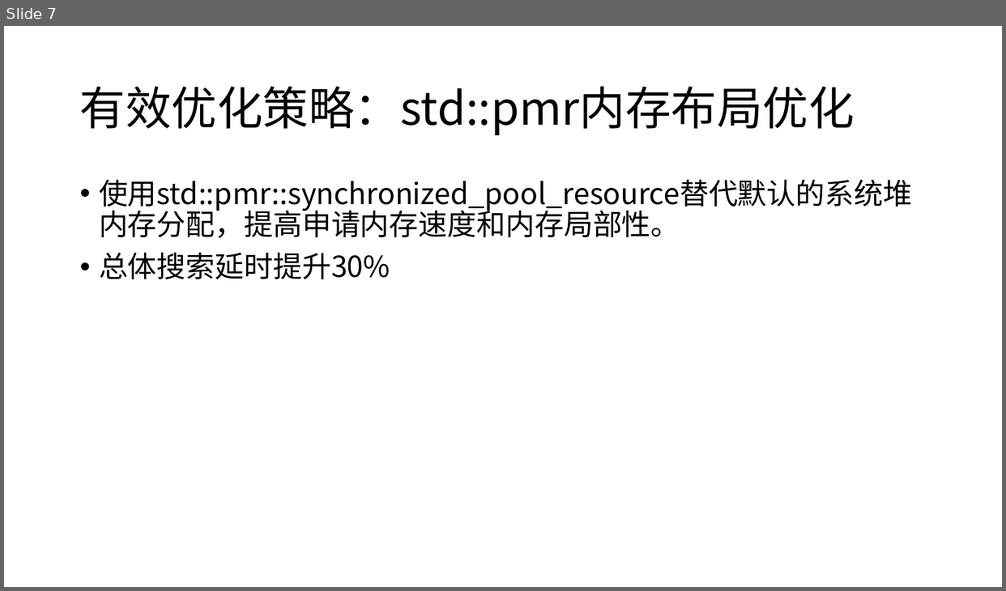
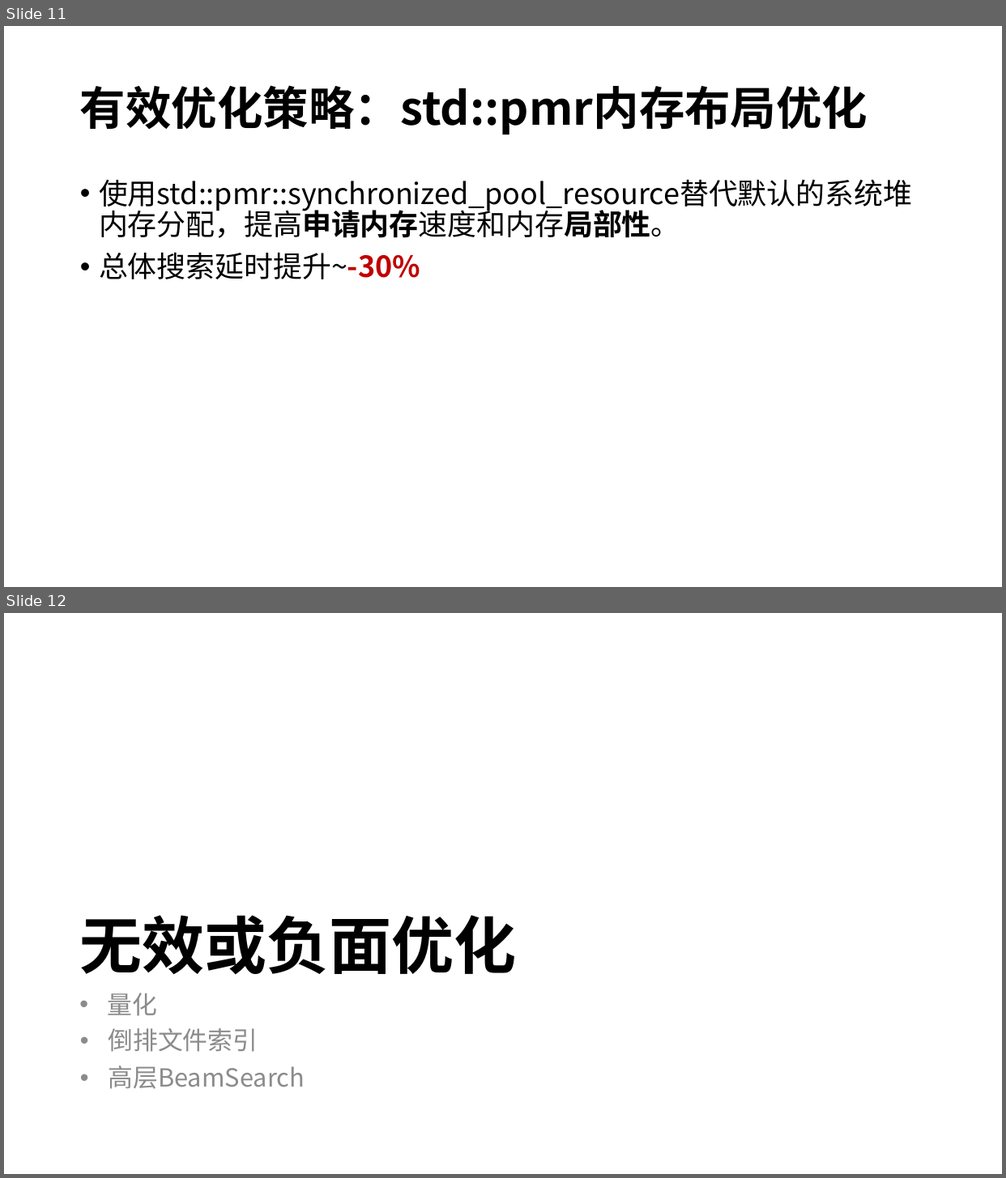
Before and after one commit to ray847/ANNS, a slide deck: doc/基于TunableHNSW的高性能向量搜索研究.pptx. Shown one above the other, each under a label of ours: slide 7 before the commit, slides 11 and 12 after it. The pictures are 1006x591 and 1006x1178 pixels, drawn with LibreOffice and Linux fonts; fonts in the diff are those of the drawing. Boxes give left, top, right and bottom in pixels: in the first picture for what was removed or moved away, otherwise in the second. Text is boxed around its words. In the diff, an @@ line names an element or a change of style, - is before the commit and + after.

```diff
--- a/doc/基于TunableHNSW的高性能向量搜索研究.pptx
+++ b/doc/基于TunableHNSW的高性能向量搜索研究.pptx
@@ slide 12 added at box(4, 613, 1002, 1174), background #FFFFFF @@
@@ title added at box(79, 915, 516, 975), 60 pt, text #000000, bold @@
+无效或负面优化
@@ text added at box(108, 993, 158, 1016), 24 pt, text #8C8C8C @@
+• 量化
@@ text added at box(108, 1029, 305, 1089), 24 pt, text #8C8C8C @@
+• 倒排文件索引
+• 高层BeamSearch
@@ what was slide 7 is now slide 11 @@
@@ slide 11 changed as well @@
@@ title "有效优化策略：std::pmr内存布局优化" at box(80, 85, 867, 135): bold on @@
@@ text at box(99, 179, 912, 238): bold on in "使用std::pmr::synchronized_pool_resource替代默认的系统堆内存分配，提高申请内存速度和 ..." @@
@@ text at box(99, 252, 420, 280): text changed @@
-• 总体搜索延时提升30%
+• 总体搜索延时提升~-30%
```
Also in this commit, not shown: 10 other slides changed, 5 other slides added, 11 other files.
